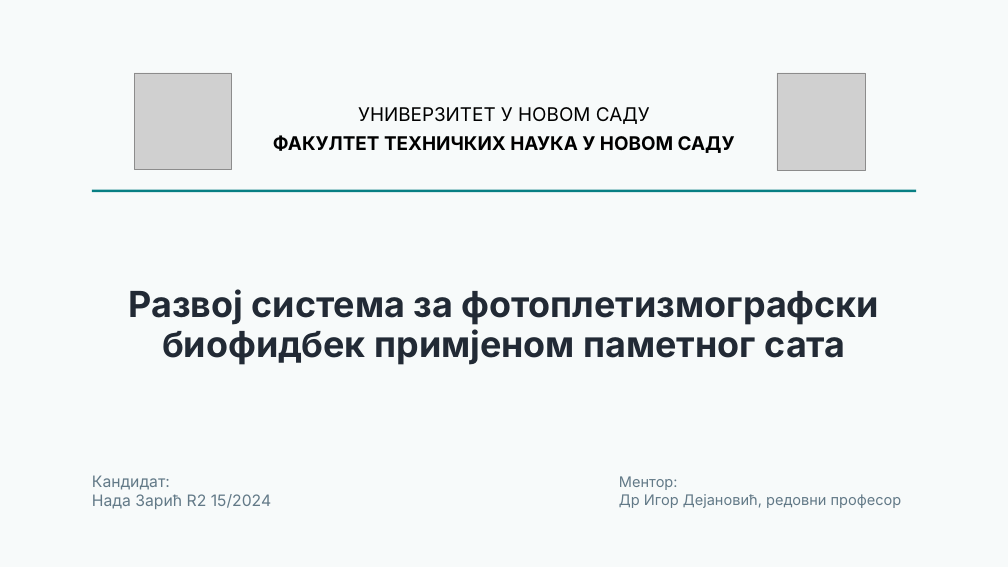
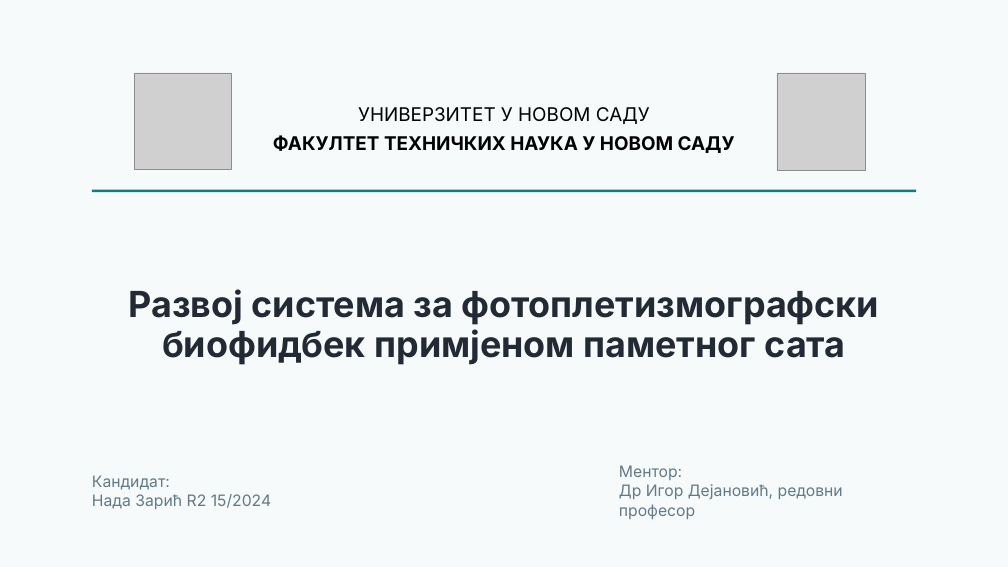
Before and after one commit to nadazaric/master-typst, a slide deck: slide 1 of radovi/prezentacija_master.pptx. Drawn at 1008x567 pixels with LibreOffice and Linux fonts; fonts in the diff are those of the drawing; grey boxes stand for pictures. Boxes give left, top, right and bottom in pixels: in the first picture for what was removed or moved away, otherwise in the second. Text is boxed around its words. In the diff, an @@ line names an element or a change of style, - is before the commit and + after.

```diff
--- a/radovi/prezentacija_master.pptx
+++ b/radovi/prezentacija_master.pptx
@@ text "Ментор:" at (x1=619, y1=465, x2=843, y2=519): size 13.9 to 15 pt @@
```
Also in this commit, not shown: 3 other slides changed, 8 slides added, 17 slides removed, 3 other files.
